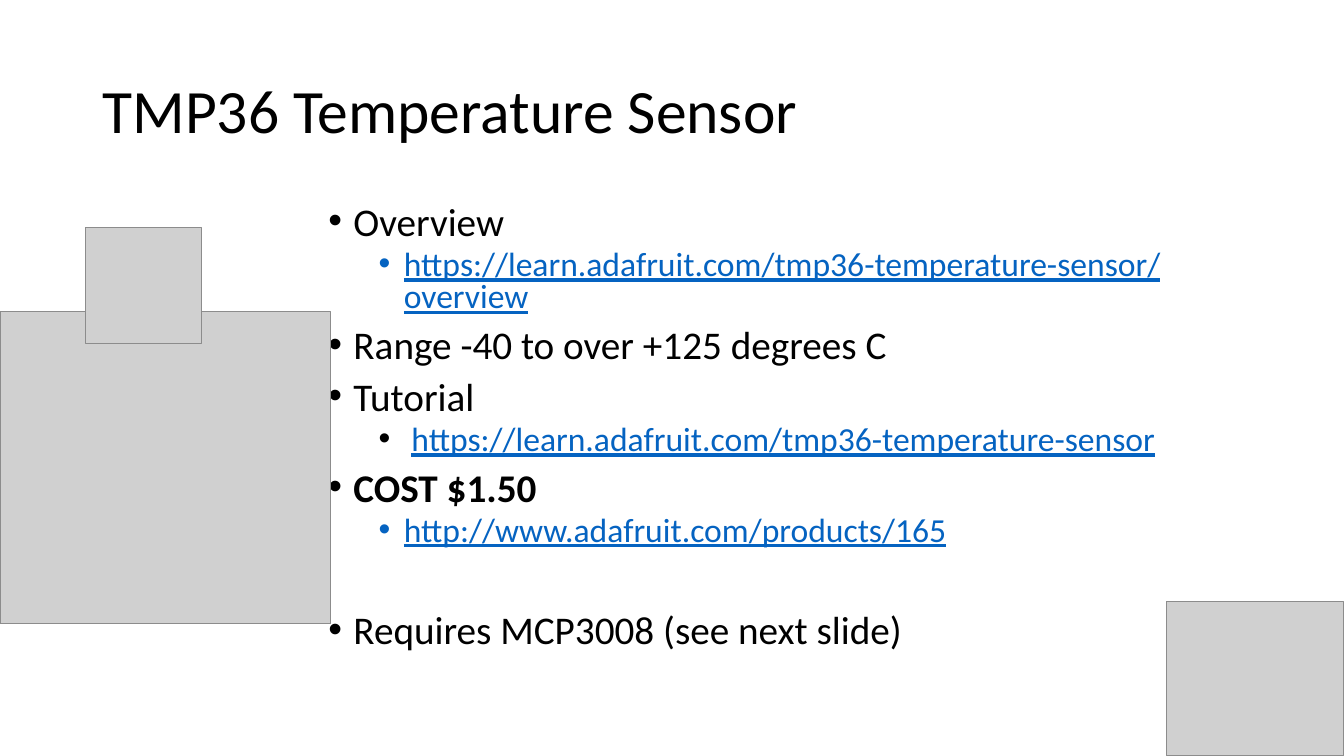
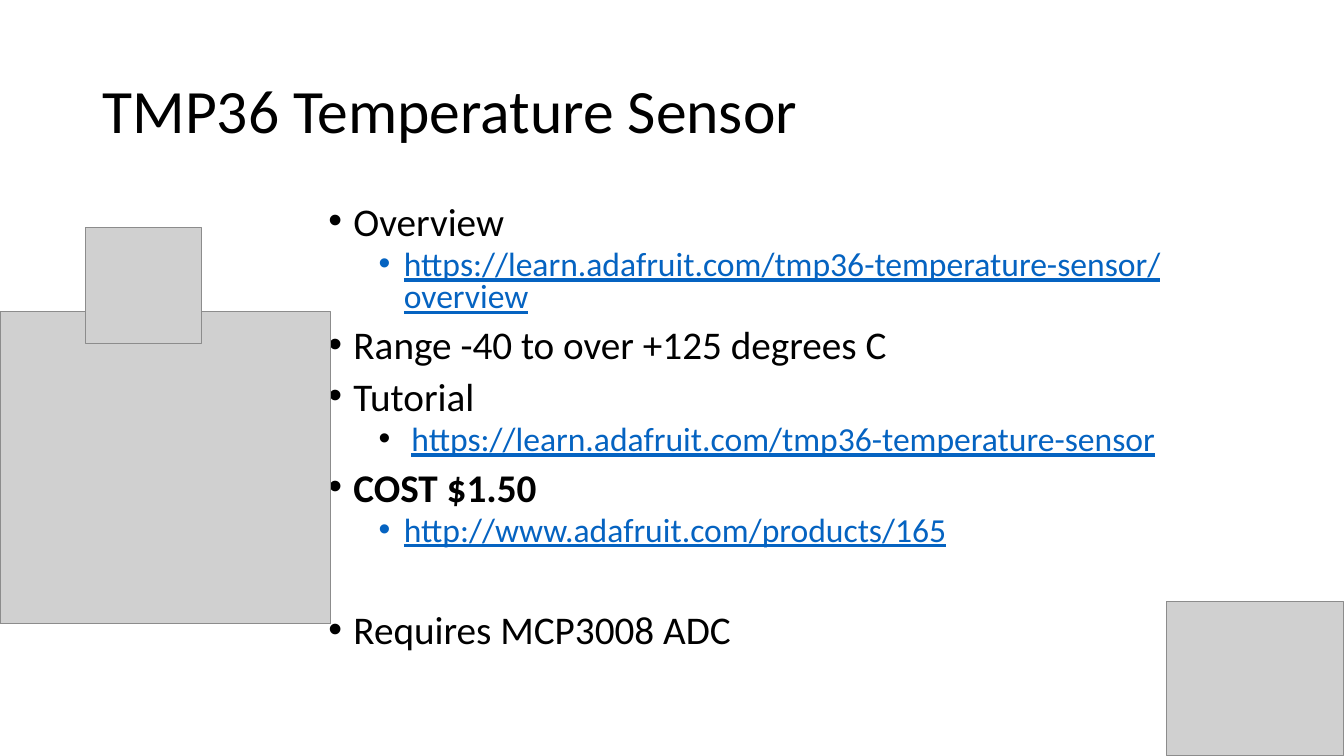
Before and after one commit to crimeprophet/CodeSaints, a slide deck: slide 8 of Weather Station.pptx. Drawn at 1344x756 pixels with LibreOffice and Linux fonts; fonts in the diff are those of the drawing; grey boxes stand for pictures. Boxes give left, top, right and bottom in pixels: in the first picture for what was removed or moved away, otherwise in the second. Text is boxed around its words. In the diff, an @@ line names an element or a change of style, - is before the commit and + after.

```diff
--- a/Weather Station.pptx
+++ b/Weather Station.pptx
@@ text at [353,617,731,651]: text changed @@
-• Requires MCP3008 (see next slide)
+• Requires MCP3008 ADC
```
Also in this commit, not shown: 7 other slides changed, 2 slides added, 2 slides removed.
